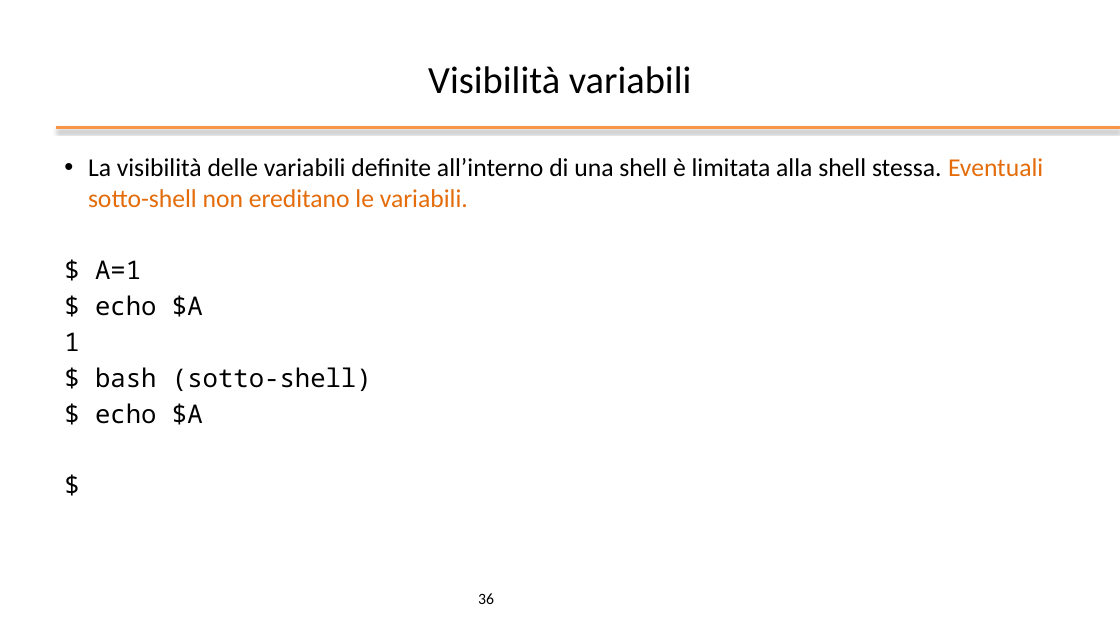
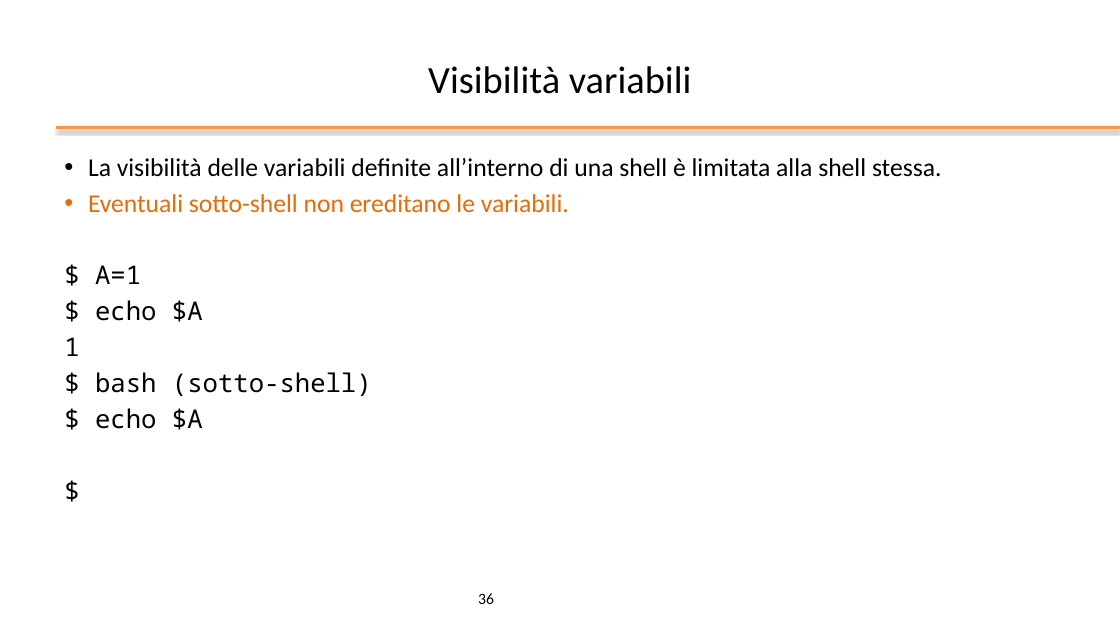
Before and after one commit to gabricatta7/operatingsystemsbsc, a slide deck: slide 36 of bash/slides/ppt/02 - Bash Shell.pptx. Drawn at 1120x630 pixels with LibreOffice and Linux fonts; fonts in the diff are those of the drawing; background and template pictures are left out. Boxes give left, top, right and bottom in pixels: in the first picture for what was removed or moved away, otherwise in the second. Text is boxed around its words. In the diff, an @@ line names an element or a change of style, - is before the commit and + after.

```diff
--- a/bash/slides/ppt/02 - Bash Shell.pptx
+++ b/bash/slides/ppt/02 - Bash Shell.pptx
@@ text at [88,158,942,213]: text changed @@
-• La visibilità delle variabili definite all’interno di una shell è limitata alla shell stessa. Eventuali sotto-shell non ereditano le variabili.
+• La visibilità delle variabili definite all’interno di una shell è limitata alla shell stessa.
+• Eventuali sotto-shell non ereditano le variabili.
```
Also in this commit, not shown: 9 other slides changed, 2 other files.
